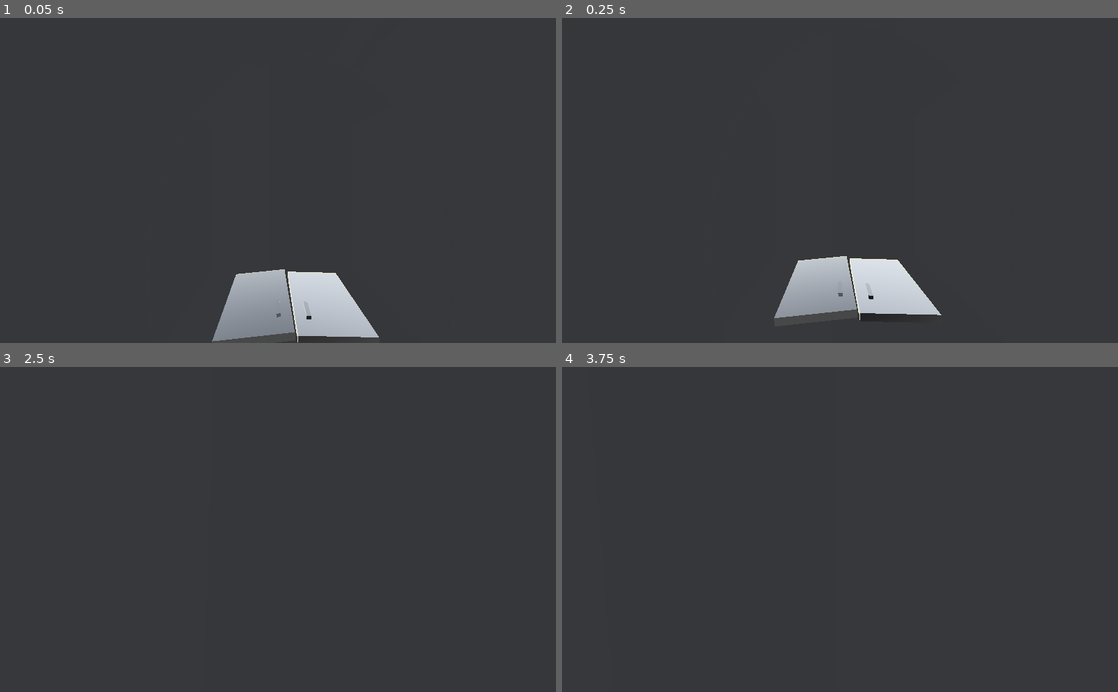
Above: before the commit, frames 1-4 (two rows, left to right).
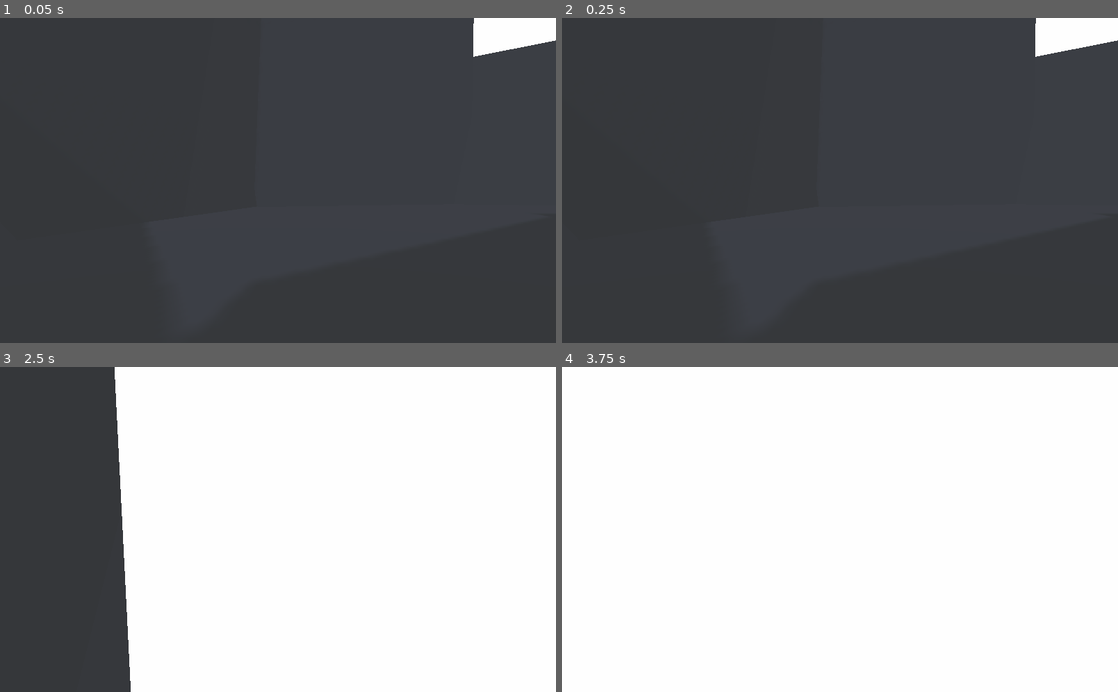
Above: after the commit, the same moments.

Repository: Gagege/coal-black-pit
Game: Godot game, scene res://scenes/Main.tscn
Same seed, same stepped clock (60 frames per second), same inputs: the game is played once before the commit and once after it. Before the commit the project starts from res://scenes/Entrance.tscn. A sky picture missing from this copy of the repository is replaced by a grey-blue gradient.
Inputs (mouse positions are in pixels of both pictures, inside the frame that each line leads up to):
- Up to frame 1 (0.05 s): no input
- Up to frame 2 (0.25 s): no input
- Up to frame 3 (2.5 s): tap Enter at 0.5 s; move the mouse to (305, 529) at 0.52 s; hold E (interact) 0.53-1.28 s; hold W (move_forward) from 0.53 s (still down); move the mouse to (250, 529) at 1.27 s; tap E (interact) at 1.35 s; tap Space at 2 s; move the mouse to (289, 523) at 2.02 s; hold E (interact) from 2.03 s (still down)
- Up to frame 4 (3.75 s): keep holding W (move_forward); move the mouse to (834, 536) at 2.77 s; release E (interact) at 2.78 s; tap E (interact) at 2.85 s; tap Enter at 3.5 s; move the mouse to (878, 532) at 3.52 s; hold E (interact) from 3.53 s (still down)

The runs differ from the first frame. In frame 1, 6.1% of the frame differs, in the area x 38-100%, y 0-100%; in frame 2, 5.4%; in frame 3, 78%; in frame 4, 100%, in the area x 0-100%, y 0-100%.
Error before the commit: Parse Error: Error parsing expression, misplaced: '\n' (res://scripts/Exit.gd:7)

Commit message:
added menu and level switching

Diff:
--- a/project.godot
+++ b/project.godot
@@ -8,10 +8,20 @@
 
 config_version=4
 
+_global_script_classes=[ {
+"base": "KinematicBody",
+"class": "Player",
+"language": "GDScript",
+"path": "res://scripts/Player.gd"
+} ]
+_global_script_class_icons={
+"Player": ""
+}
+
 [application]
 
 config/name="Coal Black Pit"
-run/main_scene="res://scenes/Entrance.tscn"
+run/main_scene="res://scenes/Main.tscn"
 config/icon="res://icon.png"
 
 [autoload]
--- a/scenes/Entrance.tscn
+++ b/scenes/Entrance.tscn
@@ -1,7 +1,6 @@
-[gd_scene load_steps=14 format=2]
+[gd_scene load_steps=13 format=2]
 
 [ext_resource path="res://resources/Entrance.gltf" type="PackedScene" id=1]
-[ext_resource path="res://scenes/Player.tscn" type="PackedScene" id=2]
 [ext_resource path="res://scripts/Entrance.gd" type="Script" id=3]
 [ext_resource path="res://resources/Environment.tres" type="Environment" id=4]
 [ext_resource path="res://resources/HatchDoor.gltf" type="PackedScene" id=5]
@@ -181,55 +180,53 @@
 }
 
 [sub_resource type="BoxShape" id=3]
+extents = Vector3( 1, 3.72256, 1 )
 
 [node name="Entrance" type="Spatial"]
 script = ExtResource( 3 )
 
-[node name="Player" parent="." instance=ExtResource( 2 )]
-transform = Transform( -0.0347775, 0, -0.999395, 0, 1, 0, 0.999395, 0, -0.0347775, 10.8073, 1.44579, -0.293364 )
-
-[node name="Entrance" parent="." instance=ExtResource( 1 )]
-
-[node name="HatchDoors" type="Spatial" parent="Entrance"]
+[node name="World" parent="." instance=ExtResource( 1 )]
+
+[node name="HatchDoors" type="Spatial" parent="World"]
 script = ExtResource( 6 )
 
-[node name="HatchDoor" parent="Entrance/HatchDoors" instance=ExtResource( 5 )]
-transform = Transform( -0.999918, -0.000446921, -0.0128025, 1.50904e-07, 0.999391, -0.0348995, -0.0128103, 0.0348966, 0.999309, 14.6273, -0.0805003, 1.11501 )
-
-[node name="Door" parent="Entrance/HatchDoors/HatchDoor" index="0"]
+[node name="HatchDoor" parent="World/HatchDoors" instance=ExtResource( 5 )]
+transform = Transform( -0.999918, -0.000447159, -0.0128025, -8.73695e-08, 0.999391, -0.0348995, -0.0128103, 0.0348966, 0.999309, 14.6273, -0.0805003, 1.11501 )
+
+[node name="Door" parent="World/HatchDoors/HatchDoor" index="0"]
 transform = Transform( 1, -5.45697e-12, -1.86265e-09, -1.16415e-10, 0.05, 1.86265e-09, 0, 4.65661e-10, 0.5, 0.00705624, -0.0146535, -0.550419 )
 
-[node name="static_collision" parent="Entrance/HatchDoors/HatchDoor/Door" index="0"]
+[node name="static_collision" parent="World/HatchDoors/HatchDoor/Door" index="0"]
 collision_layer = 9
 
-[node name="Handle" parent="Entrance/HatchDoors/HatchDoor" index="1"]
+[node name="Handle" parent="World/HatchDoors/HatchDoor" index="1"]
 transform = Transform( 0.18408, 0, -1.45519e-10, 0, 0.0373464, -2.32831e-10, 1.86265e-09, 0, 0.0306361, 0.473992, 0.0455202, -0.866885 )
 
-[node name="HatchDoor2" parent="Entrance/HatchDoors" instance=ExtResource( 5 )]
-transform = Transform( -1, -1.31602e-08, -1.50421e-07, 0, 0.996195, -0.0871557, 1.50996e-07, -0.0871557, -0.996194, 14.6099, -0.109398, -1.0028 )
-
-[node name="Door" parent="Entrance/HatchDoors/HatchDoor2" index="0"]
+[node name="HatchDoor2" parent="World/HatchDoors" instance=ExtResource( 5 )]
+transform = Transform( -1, 7.6194e-09, 8.709e-08, 0, 0.996195, -0.0871557, -8.74228e-08, -0.0871558, -0.996194, 14.6099, -0.109398, -1.0028 )
+
+[node name="Door" parent="World/HatchDoors/HatchDoor2" index="0"]
 transform = Transform( 1, 6.91216e-10, 4.65661e-10, 1.69966e-08, 0.05, 0, 4.65661e-09, 0, 0.5, -0.00527859, 0.0193578, -0.522037 )
 
-[node name="static_collision" parent="Entrance/HatchDoors/HatchDoor2/Door" index="0"]
+[node name="static_collision" parent="World/HatchDoors/HatchDoor2/Door" index="0"]
 collision_layer = 9
 
-[node name="Handle" parent="Entrance/HatchDoors/HatchDoor2" index="1"]
+[node name="Handle" parent="World/HatchDoors/HatchDoor2" index="1"]
 transform = Transform( 0.18408, -1.12414e-09, 2.91038e-10, 1.74623e-09, 0.0373464, 0, -2.32831e-09, 0, 0.0306361, 0.461655, 0.0795316, -0.838502 )
 
-[node name="Selectable" type="Node" parent="Entrance/HatchDoors"]
+[node name="Selectable" type="Node" parent="World/HatchDoors"]
 script = ExtResource( 7 )
 _highlightable_meshes = [ NodePath("../HatchDoor/Door"), NodePath("../HatchDoor2/Door") ]
 
-[node name="AnimationPlayer" type="AnimationPlayer" parent="Entrance/HatchDoors/Selectable"]
+[node name="AnimationPlayer" type="AnimationPlayer" parent="World/HatchDoors/Selectable"]
 "anims/Highlight Mesh" = SubResource( 4 )
 anims/RESET = SubResource( 5 )
 
-[node name="AnimationPlayer" type="AnimationPlayer" parent="Entrance/HatchDoors"]
+[node name="AnimationPlayer" type="AnimationPlayer" parent="World/HatchDoors"]
 anims/Open = SubResource( 6 )
 anims/RESET = SubResource( 7 )
 
-[node name="Spatial" type="Spatial" parent="Entrance/HatchDoors"]
+[node name="Spatial" type="Spatial" parent="World/HatchDoors"]
 
 [node name="WorldEnvironment" type="WorldEnvironment" parent="."]
 environment = ExtResource( 4 )
@@ -245,9 +242,16 @@
 script = ExtResource( 8 )
 
 [node name="CollisionShape" type="CollisionShape" parent="Exit"]
+transform = Transform( 1, 0, 0, 0, 1, 0, 0, 0, 1, 0, 10.5007, 0 )
 shape = SubResource( 3 )
 
+[node name="InitialSpawnPoint" type="Spatial" parent="."]
+transform = Transform( 1, 0, 0, 0, 1, 0, 0, 0, 1, -34.0954, 1.30614, 5.84211 )
+
+[node name="SpawnPoint" type="Spatial" parent="."]
+transform = Transform( -0.332605, 0, 0.943066, 0, 1, 0, -0.943066, 0, -0.332605, 12.6264, 1.30614, 0.121308 )
+
 [connection signal="body_entered" from="Exit" to="Exit" method="_on_Exit_body_entered"]
 
-[editable path="Entrance/HatchDoors/HatchDoor"]
-[editable path="Entrance/HatchDoors/HatchDoor2"]
+[editable path="World/HatchDoors/HatchDoor"]
+[editable path="World/HatchDoors/HatchDoor2"]
--- /dev/null
+++ b/scenes/Main.tscn
@@ -0,0 +1,181 @@
+[gd_scene load_steps=7 format=2]
+
+[ext_resource path="res://scripts/Main.gd" type="Script" id=1]
+
+[sub_resource type="Animation" id=5]
+resource_name = "FadeBlackToLevel"
+length = 0.5
+tracks/0/type = "value"
+tracks/0/path = NodePath("FadeOutBlack:color")
+tracks/0/interp = 1
+tracks/0/loop_wrap = true
+tracks/0/imported = false
+tracks/0/enabled = true
+tracks/0/keys = {
+"times": PoolRealArray( 0, 0.5 ),
+"transitions": PoolRealArray( 1, 1 ),
+"update": 0,
+"values": [ Color( 0.0196078, 0.0235294, 0.0470588, 1 ), Color( 0, 0, 0, 0 ) ]
+}
+
+[sub_resource type="Animation" id=4]
+resource_name = "FadeMapToBlack"
+length = 0.5
+tracks/0/type = "value"
+tracks/0/path = NodePath("FadeOutBlack:color")
+tracks/0/interp = 1
+tracks/0/loop_wrap = true
+tracks/0/imported = false
+tracks/0/enabled = true
+tracks/0/keys = {
+"times": PoolRealArray( 0, 0.5 ),
+"transitions": PoolRealArray( 1, 1 ),
+"update": 0,
+"values": [ Color( 0, 0, 0, 0 ), Color( 0.0196078, 0.0235294, 0.0470588, 1 ) ]
+}
+tracks/1/type = "value"
+tracks/1/path = NodePath("Panel:visible")
+tracks/1/interp = 1
+tracks/1/loop_wrap = true
+tracks/1/imported = false
+tracks/1/enabled = true
+tracks/1/keys = {
+"times": PoolRealArray( 0, 0.5 ),
+"transitions": PoolRealArray( 1, 1 ),
+"update": 1,
+"values": [ true, false ]
+}
+
+[sub_resource type="Animation" id=1]
+resource_name = "FadeOutToMap"
+length = 2.0
+tracks/0/type = "value"
+tracks/0/path = NodePath("FadeOutBlack:color")
+tracks/0/interp = 1
+tracks/0/loop_wrap = true
+tracks/0/imported = false
+tracks/0/enabled = true
+tracks/0/keys = {
+"times": PoolRealArray( 0, 0.5, 1.5, 2 ),
+"transitions": PoolRealArray( 1, 1, 1, 1 ),
+"update": 0,
+"values": [ Color( 0, 0, 0, 0 ), Color( 0.0196078, 0.0235294, 0.0470588, 1 ), Color( 0.0196078, 0.0235294, 0.0470588, 1 ), Color( 0.0196078, 0.0235294, 0.0470588, 0 ) ]
+}
+tracks/1/type = "value"
+tracks/1/path = NodePath("Panel:visible")
+tracks/1/interp = 1
+tracks/1/loop_wrap = true
+tracks/1/imported = false
+tracks/1/enabled = true
+tracks/1/keys = {
+"times": PoolRealArray( 0, 1 ),
+"transitions": PoolRealArray( 1, 1 ),
+"update": 1,
+"values": [ false, true ]
+}
+tracks/2/type = "method"
+tracks/2/path = NodePath(".")
+tracks/2/interp = 1
+tracks/2/loop_wrap = true
+tracks/2/imported = false
+tracks/2/enabled = true
+tracks/2/keys = {
+"times": PoolRealArray( 1 ),
+"transitions": PoolRealArray( 1 ),
+"values": [ {
+"args": [  ],
+"method": "exit_current_level"
+} ]
+}
+
+[sub_resource type="Animation" id=2]
+length = 0.001
+tracks/0/type = "value"
+tracks/0/path = NodePath("FadeOutBlack:color")
+tracks/0/interp = 1
+tracks/0/loop_wrap = true
+tracks/0/imported = false
+tracks/0/enabled = true
+tracks/0/keys = {
+"times": PoolRealArray( 0 ),
+"transitions": PoolRealArray( 1 ),
+"update": 0,
+"values": [ Color( 0, 0, 0, 0 ) ]
+}
+tracks/1/type = "value"
+tracks/1/path = NodePath("Panel:visible")
+tracks/1/interp = 1
+tracks/1/loop_wrap = true
+tracks/1/imported = false
+tracks/1/enabled = true
+tracks/1/keys = {
+"times": PoolRealArray( 0 ),
+"transitions": PoolRealArray( 1 ),
+"update": 0,
+"values": [ false ]
+}
+
+[sub_resource type="StyleBoxFlat" id=3]
+bg_color = Color( 0.0196078, 0.0235294, 0.0470588, 1 )
+
+[node name="Main" type="Node"]
+script = ExtResource( 1 )
+
+[node name="AnimationPlayer" type="AnimationPlayer" parent="."]
+anims/FadeBlackToLevel = SubResource( 5 )
+anims/FadeMapToBlack = SubResource( 4 )
+anims/FadeOutToMap = SubResource( 1 )
+anims/RESET = SubResource( 2 )
+
+[node name="Panel" type="Panel" parent="."]
+visible = false
+anchor_right = 1.0
+anchor_bottom = 1.0
+custom_styles/panel = SubResource( 3 )
+
+[node name="VBoxContainer" type="VBoxContainer" parent="Panel"]
+anchor_left = 0.5
+anchor_top = 0.5
+anchor_right = 0.5
+anchor_bottom = 0.5
+margin_left = -20.0
+margin_top = -20.0
+margin_right = 20.0
+margin_bottom = 20.0
+
+[node name="GoToEntrance" type="Button" parent="Panel/VBoxContainer"]
+margin_right = 67.0
+margin_bottom = 20.0
+text = "Entrance"
+
+[node name="GoToLevel1" type="Button" parent="Panel/VBoxContainer"]
+margin_top = 24.0
+margin_right = 67.0
+margin_bottom = 44.0
+text = "Level 1"
+
+[node name="GoToLevel2" type="Button" parent="Panel/VBoxContainer"]
+margin_top = 48.0
+margin_right = 67.0
+margin_bottom = 68.0
+text = "Level 2"
+
+[node name="GoToLevel3" type="Button" parent="Panel/VBoxContainer"]
+margin_top = 72.0
+margin_right = 67.0
+margin_bottom = 92.0
+text = "Level 3"
+
+[node name="GoToLevel4" type="Button" parent="Panel/VBoxContainer"]
+margin_top = 96.0
+margin_right = 67.0
+margin_bottom = 116.0
+text = "Level 4"
+
+[node name="FadeOutBlack" type="ColorRect" parent="."]
+anchor_right = 1.0
+anchor_bottom = 1.0
+mouse_filter = 2
+color = Color( 0, 0, 0, 0 )
+
+[connection signal="pressed" from="Panel/VBoxContainer/GoToEntrance" to="." method="_on_GoToEntrance_pressed"]
--- a/scripts/Entrance.gd
+++ b/scripts/Entrance.gd
@@ -1,7 +1,14 @@
 extends Spatial
+
+var player: Player = null
+var initial_spawn = false
 
 func _ready():
 	Input.set_mouse_mode(Input.MOUSE_MODE_CAPTURED)
+	if initial_spawn:
+		$InitialSpawnPoint.add_child(player)
+	else:
+		$SpawnPoint.add_child(player)
 
 func _input(event):
 	if event.is_action_pressed("ui_cancel"):
--- a/scripts/Exit.gd
+++ b/scripts/Exit.gd
@@ -1,6 +1,5 @@
 extends Area
 
-
-
 func _on_Exit_body_entered(body):
-	if body ==
+	if body.name == "Player":
+		GlobalEvents.emit_signal("player_exited_level")
--- a/scripts/GlobalEvents.gd
+++ b/scripts/GlobalEvents.gd
@@ -1,4 +1,4 @@
 extends Node
 
-
 signal player_looked_at(node)
+signal player_exited_level()
--- /dev/null
+++ b/scripts/Main.gd
@@ -0,0 +1,28 @@
+extends Node
+
+var _current_level: Spatial = null
+
+var _entrance_level: PackedScene = preload("res://scenes/Entrance.tscn")
+onready var _player: PackedScene = preload("res://scenes/Player.tscn")
+
+func _ready():
+	var _err0 = GlobalEvents.connect("player_exited_level", self, "_on_player_exited_level")
+	_current_level = _entrance_level.instance()
+	_current_level.initial_spawn = true
+	_current_level.player = _player.instance()
+	add_child(_current_level)
+
+func _on_player_exited_level():
+	$AnimationPlayer.play("FadeOutToMap")
+	Input.set_mouse_mode(Input.MOUSE_MODE_VISIBLE)
+
+func exit_current_level():
+	_current_level.queue_free()
+
+func _on_GoToEntrance_pressed():
+	$AnimationPlayer.play("FadeMapToBlack")
+	yield($AnimationPlayer, "animation_finished")
+	_current_level = _entrance_level.instance()
+	_current_level.player = _player.instance()
+	add_child(_current_level)
+	$AnimationPlayer.play("FadeBlackToLevel")
--- a/scripts/Player.gd
+++ b/scripts/Player.gd
@@ -1,4 +1,6 @@
 extends KinematicBody
+
+class_name Player
 
 onready var camera = $Pivot/Camera
 
